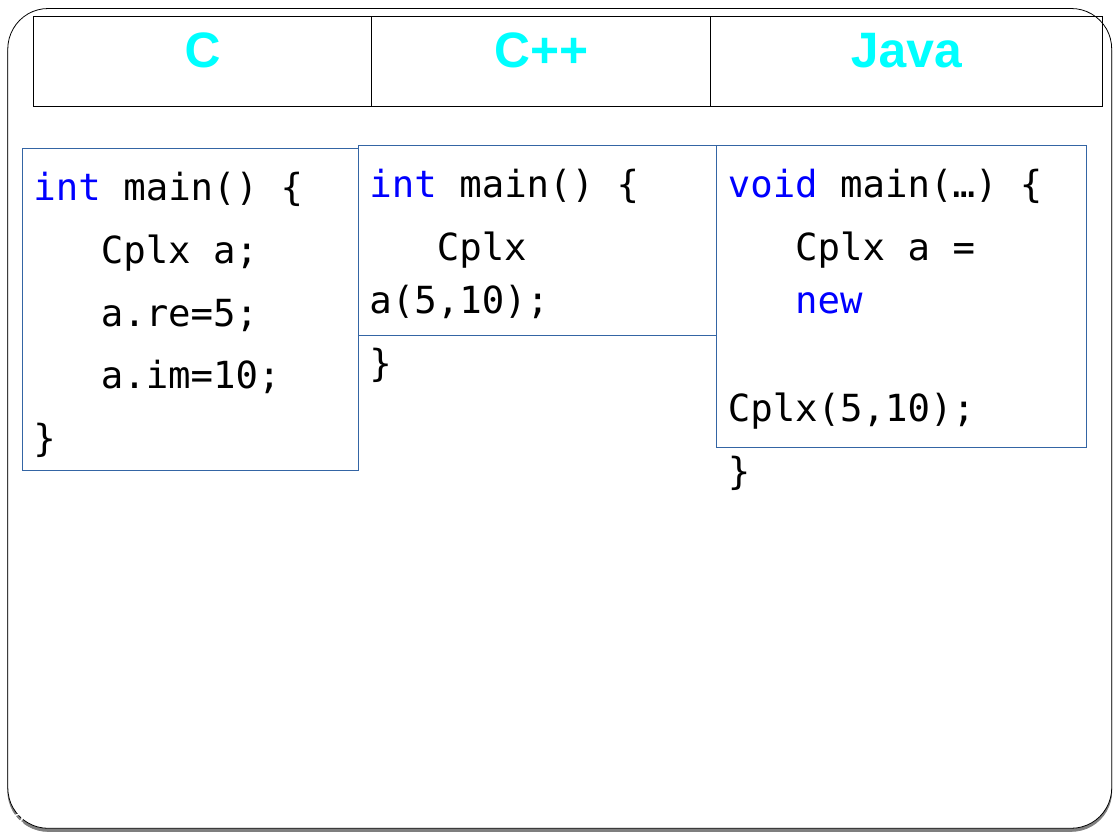
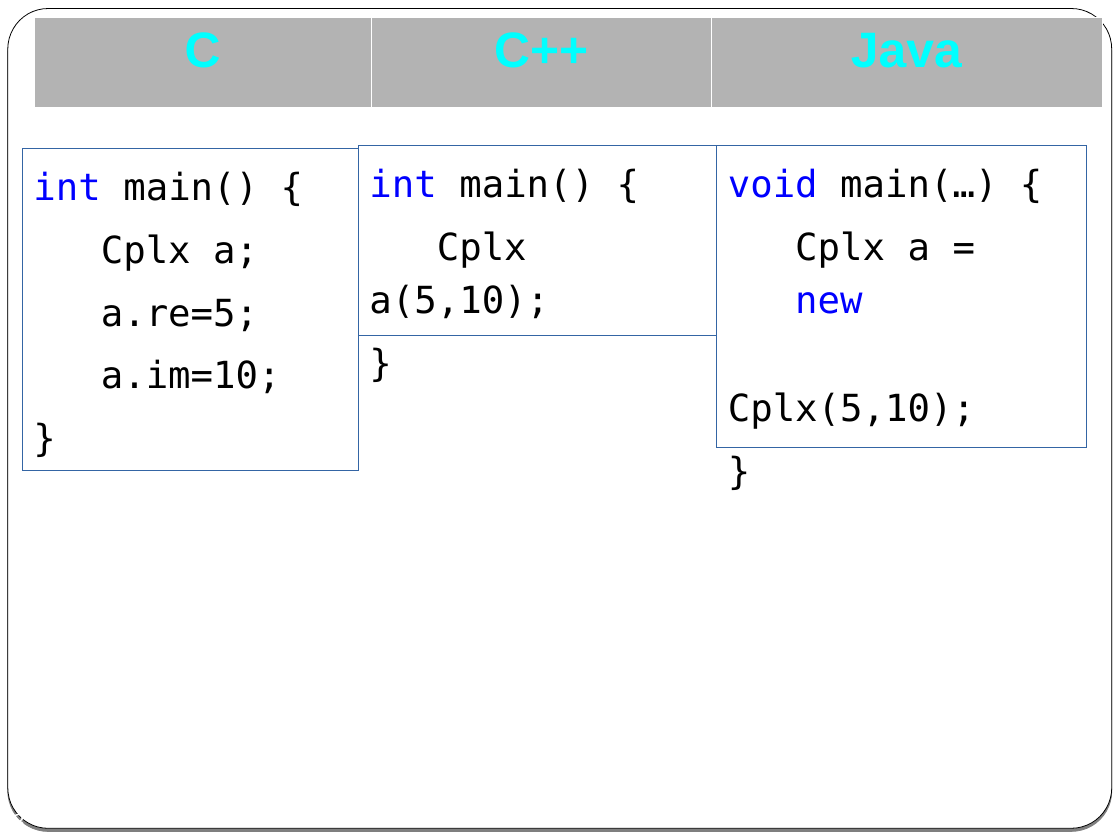
Before and after one commit to cpp-at-ariel/cpp-5778, a slide deck: slide 8 of week02-classes-constructors-destructors/slides-classes.odp. Drawn at 1120x840 pixels with LibreOffice and Linux fonts; fonts in the diff are those of the drawing. Boxes give left, top, right and bottom in pixels: in the first picture for what was removed or moved away, otherwise in the second. Text is boxed around its words. In the diff, an @@ line names an element or a change of style, - is before the commit and + after.

```diff
--- a/week02-classes-constructors-destructors/slides-classes.odp
+++ b/week02-classes-constructors-destructors/slides-classes.odp
@@ table at bbox=[34, 17, 1102, 106] @@
@@ fill none to #B3B3B3 in row 1 @@
@@ borders changed @@
```
Also in this commit, not shown: 5 other slides changed, 1 other file.
